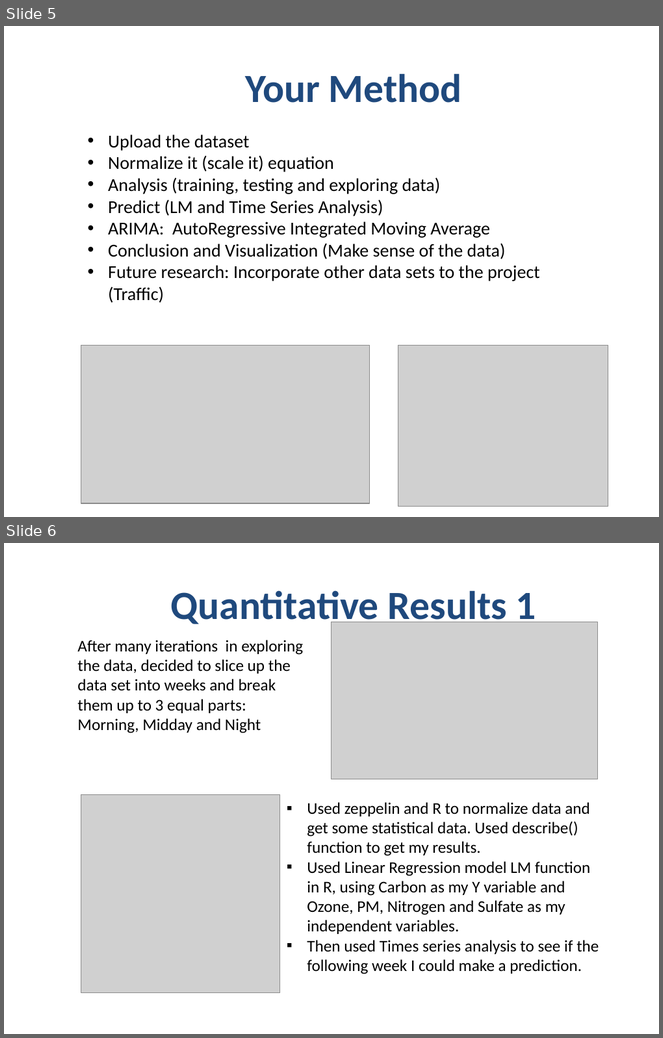
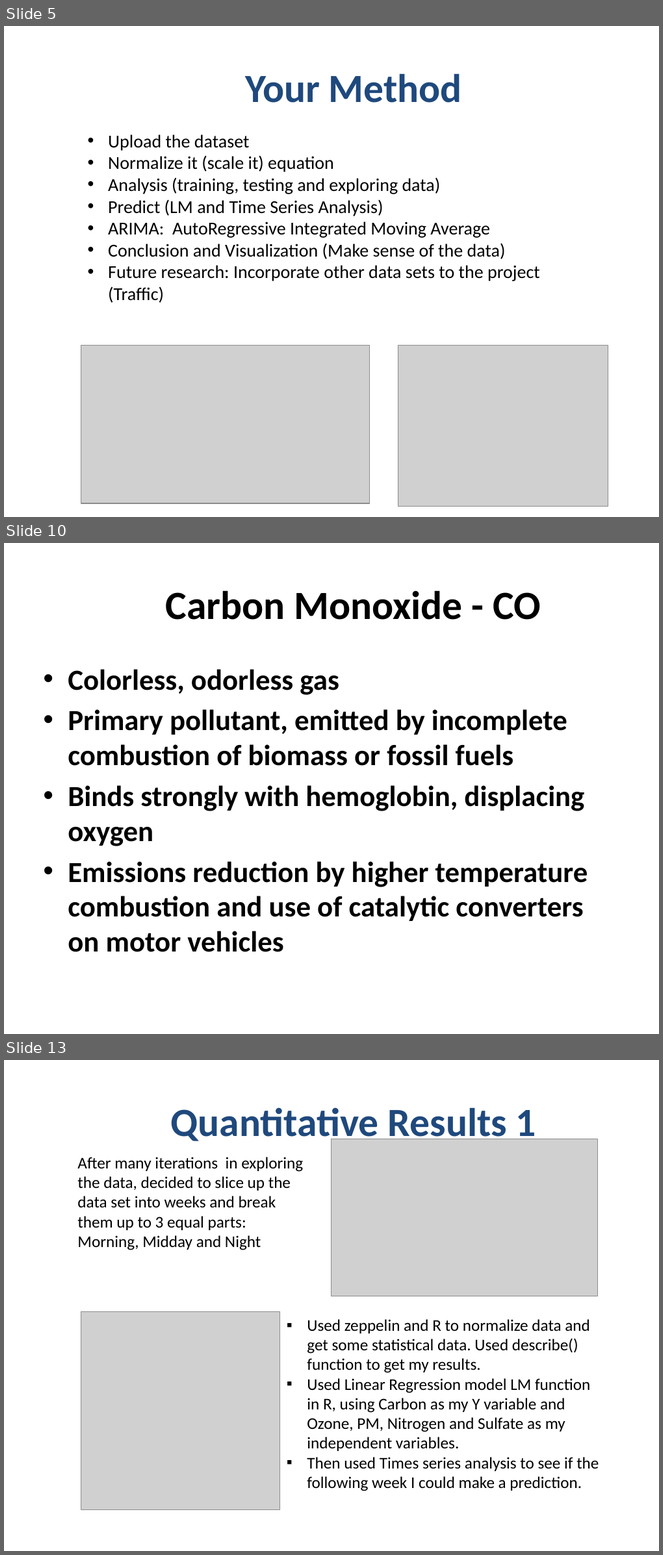
Before and after one commit to gleigh17/DS17, a slide deck: Geoffrey Leigh_CapstonePresentation.pptx. Shown one above the other, each under a label of ours: slides 5 and 6 before the commit, slides 5, 10 and 13 after it; the slides between them are not shown. The pictures are 663x1038 and 663x1555 pixels, drawn with LibreOffice and Linux fonts; fonts in the diff are those of the drawing; grey boxes stand for pictures; background and template pictures are left out. Boxes give left, top, right and bottom in pixels: in the first picture for what was removed or moved away, otherwise in the second. Text is boxed around its words. In the diff, an @@ line names an element or a change of style, - is before the commit and + after.

```diff
--- a/Geoffrey Leigh_CapstonePresentation.pptx
+++ b/Geoffrey Leigh_CapstonePresentation.pptx
@@ slide 10 added at (4, 543, 659, 1034), background #FFFFFF @@
@@ title added at (166, 590, 542, 620), 44 pt, text #000000, bold @@
+Carbon Monoxide - CO
@@ text added at (68, 669, 588, 953), 32 pt, text #000000, bold @@
+• Colorless, odorless gas
+• Primary pollutant, emitted by incomplete combustion of biomass or fossil fuels
+• Binds strongly with hemoglobin, displacing oxygen
+• Emissions reduction by higher temperature combustion and use of catalytic converters on motor vehicles
@@ what was slide 6 is now slide 13 @@
```
Also in this commit, not shown: 9 other slides added.
